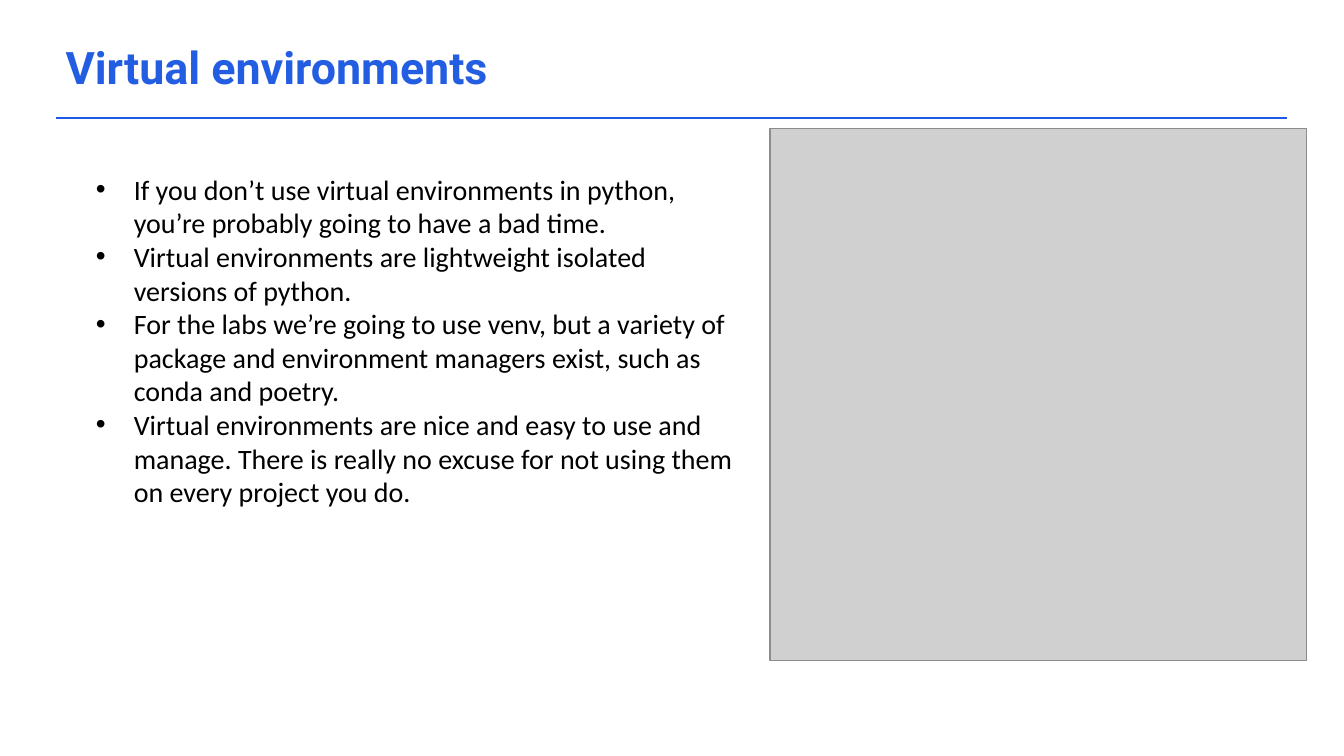
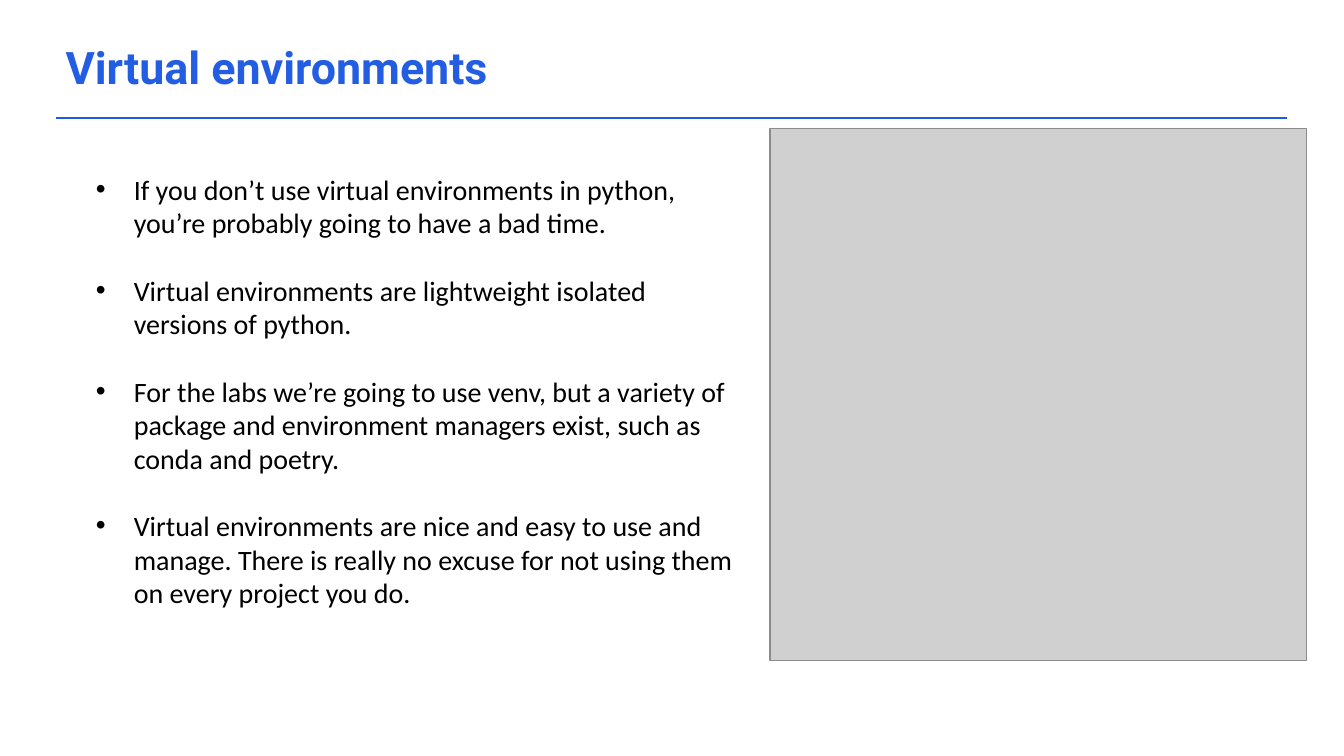
Before and after one commit to acceleratescience/data-school-Autumn23, a slide deck: slide 3 of Lecture notes/2_Reproducibility.pptx. Drawn at 1344x756 pixels with LibreOffice and Linux fonts; fonts in the diff are those of the drawing; grey boxes stand for pictures; background and template pictures are left out. Boxes give left, top, right and bottom in pixels: in the first picture for what was removed or moved away, otherwise in the second. Text is boxed around its words. In the diff, an @@ line names an element or a change of style, - is before the commit and + after.

```diff
--- a/Lecture notes/2_Reproducibility.pptx
+++ b/Lecture notes/2_Reproducibility.pptx
@@ text "If you don’t use virtual ..." rewrapped from bbox=[134, 180, 732, 507] to bbox=[134, 180, 732, 608] @@
```
Also in this commit, not shown: 2 other slides changed, 2 slides removed, 5 other files.
